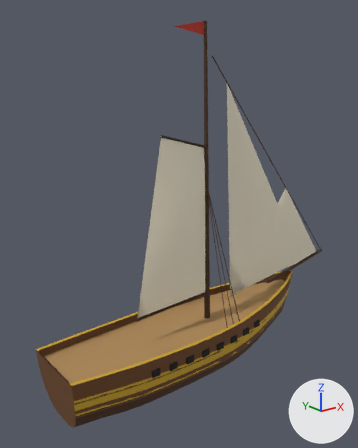
Renders of the glTF model public/models/ships/sloop.glb from each side of a commit.
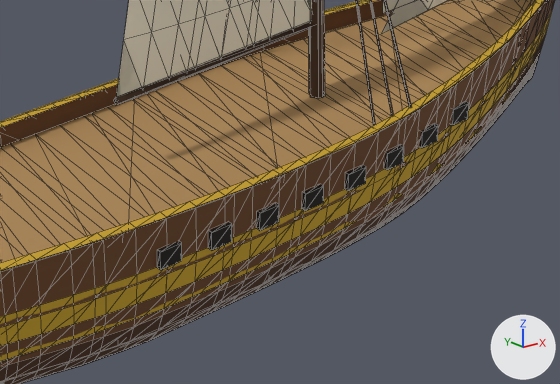
The first picture shows the older version from a 50 mm camera at (-20.3, -24.1, 19.0) aimed at (0.0, 1.3, 8.8). The close-ups show the older and then the newer version on the part from 27% to 81% of the width and 63% to 93% of the height of that picture. Only the edits that show in the close-ups are written down. The lights are fixed; the arrows at lower right show +X, +Y and +Z. The close-ups show mesh edges as thin lines. Where no turn or scale is listed for an object, it has been applied to the vertices. Vertices at exactly the same position are counted once.

The first close-up shows 'LOD0_Body', 'LOD0_m0_AftSail', 'LOD1_Body', 'LOD1_m0_AftSail', 'LOD2_Body' and 1 more.
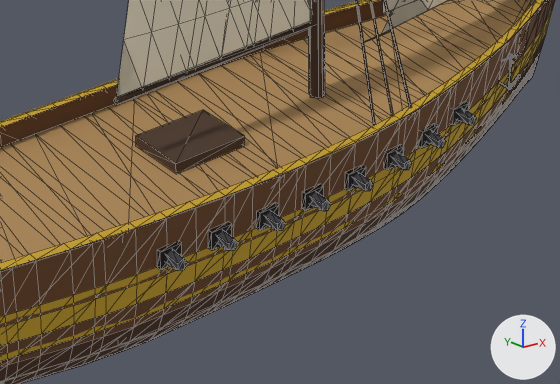
Boxes [x1, y1, x2, y2] around the edits, measured in the close-ups (560 x 384 px):
part 1 of me_lod0_body, added
    after: [166, 250, 188, 271]
part 2 of me_lod0_body, added
    after: [217, 230, 238, 251]
part 3 of me_lod0_body, added
    after: [265, 211, 286, 231]
part 4 of me_lod0_body, added
    after: [310, 192, 331, 211]
part 5 of me_lod0_body, added
    after: [353, 173, 373, 191]
part 6 of me_lod0_body, added
    after: [392, 152, 412, 170]
part 7 of me_lod0_body, added
    after: [426, 131, 446, 148]
part 8 of me_lod0_body, added
    after: [457, 108, 476, 125]
part 9 of me_lod0_body, added
    after: [508, 54, 512, 88]
part 10 of me_lod0_body, added
    after: [501, 52, 521, 61]
part 11 of me_lod0_body, added (brown)
    after: [136, 110, 245, 173]
part 12 of me_lod0_body, added
    after: [499, 73, 521, 90]

Edits to the bpy script that builds the scene:
```text
Change me_lod0_body:
    used by ob_lod0_body; location = (0.0, 0.0, 0.0)
    remove me_lod0_body.from_pydata(...)  # 972 vertices, 1519 faces; spans x -10.4..14.9, y -3.1..3.1, z -1.8..21.8
    add me_lod0_body.from_pydata(...)  # 1336 vertices, 2047 faces; spans x -10.4..14.9, y -3.5..3.5, z -1.8..21.8
    me_lod0_body part 1: a new loose piece, a 5-sided cut cone along y (radius 0.14 at the low end, 0.16 at the high end) spanning x -5.24..-4.94, y -3.32..-2.87, z 1.25..1.57, in mat_sloop_atlas_mat (picture img_sloop_atlas)
    me_lod0_body part 2: a new loose piece, a 5-sided cut cone along y (radius 0.14 at the low end, 0.17 at the high end) spanning x -3.94..-3.64, y -3.39..-2.94, z 1.22..1.54, in mat_sloop_atlas_mat (picture img_sloop_atlas)
    me_lod0_body part 3: a new loose piece, a 5-sided cut cone along y (radius 0.14 at the low end, 0.17 at the high end) spanning x -2.65..-2.35, y -3.44..-2.99, z 1.21..1.52, in mat_sloop_atlas_mat (picture img_sloop_atlas)
    me_lod0_body part 4: a new loose piece, a 5-sided cut cone along y (radius 0.14 at the low end, 0.16 at the high end) spanning x -1.35..-1.05, y -3.47..-3.02, z 1.2..1.52, in mat_sloop_atlas_mat (picture img_sloop_atlas)
    me_lod0_body part 5: a new loose piece, a 5-sided cut cone along y (radius 0.14 at the low end, 0.17 at the high end) spanning x -0.04..0.25, y -3.48..-3.03, z 1.21..1.53, in mat_sloop_atlas_mat (picture img_sloop_atlas)
    me_lod0_body part 6: a new loose piece, a 5-sided cut cone along y (radius 0.14 at the low end, 0.17 at the high end) spanning x 1.27..1.56, y -3.42..-2.97, z 1.24..1.55, in mat_sloop_atlas_mat (picture img_sloop_atlas)
    me_lod0_body part 7: a new loose piece, a 5-sided cut cone along y (radius 0.14 at the low end, 0.17 at the high end) spanning x 2.58..2.88, y -3.26..-2.81, z 1.28..1.59, in mat_sloop_atlas_mat (picture img_sloop_atlas)
    me_lod0_body part 8: a new loose piece, a 5-sided cut cone along y (radius 0.14 at the low end, 0.16 at the high end) spanning x 3.91..4.21, y -3.04..-2.59, z 1.34..1.65, in mat_sloop_atlas_mat (picture img_sloop_atlas)
    me_lod0_body part 9: a new loose piece, a 5-sided cylinder along z spanning x 6.449..6.515, y -2.138..-2.075, z 1.185..2.185, in mat_sloop_atlas_mat (picture img_sloop_atlas)
    me_lod0_body part 10: a new loose piece, a 5-sided cylinder along x spanning x 6.132..6.832, y -2.138..-2.081, z 2.075..2.129, in mat_sloop_atlas_mat (picture img_sloop_atlas)
    me_lod0_body part 11: a new loose piece, a box spanning x -3.4..-1.4, y -0.8..0.8, z 1.72..2.0, in mat_sloop_atlas_mat (picture img_sloop_atlas)
    me_lod0_body part 12: 20 vertices added at x 6.1..6.9, y -2.1, z 1.2..1.5
    other edits to the shape of me_lod0_body do not show in these pictures
```
